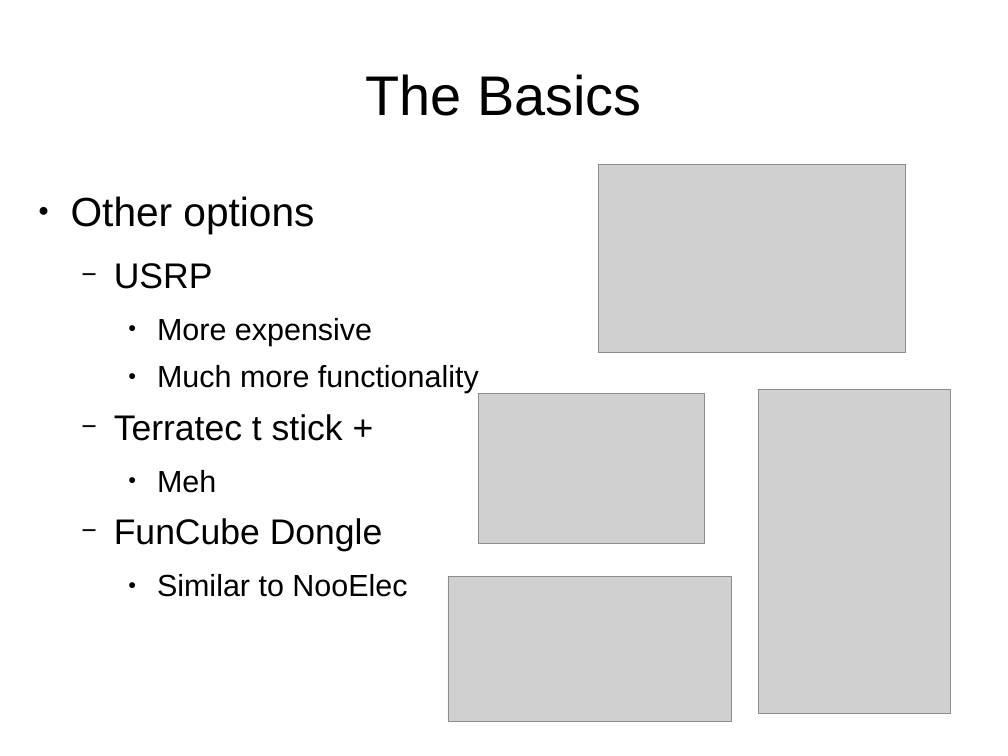
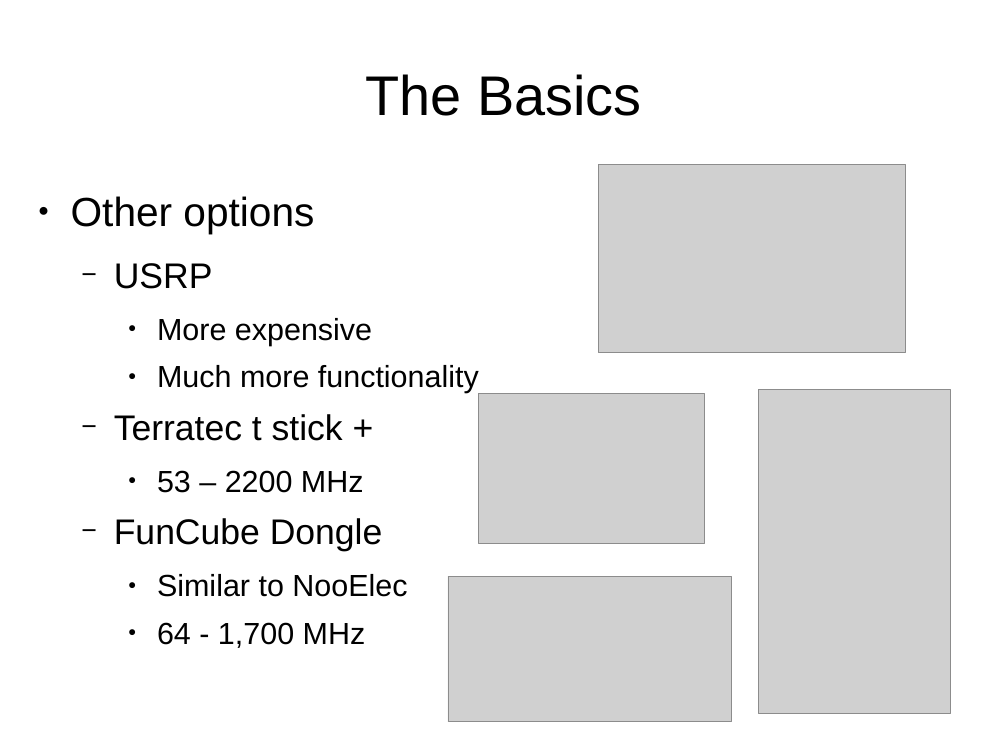
Before and after one commit to joeblankenship1/SDR, a slide deck: slide 8 of SDRclassPresentation.odp. Drawn at 1008x756 pixels with LibreOffice and Linux fonts; fonts in the diff are those of the drawing; grey boxes stand for pictures. Boxes give left, top, right and bottom in pixels: in the first picture for what was removed or moved away, otherwise in the second. Text is boxed around its words. In the diff, an @@ line names an element or a change of style, - is before the commit and + after.

```diff
--- a/SDRclassPresentation.odp
+++ b/SDRclassPresentation.odp
@@ text at bbox=[157, 470, 364, 493]: text changed @@
-    ● Meh
+    ● 53 – 2200 MHz
@@ text at bbox=[157, 622, 366, 648]: paragraph added @@
+    ● 64 - 1,700 MHz
```
Also in this commit, not shown: 1 other slide changed, 5 other files.
